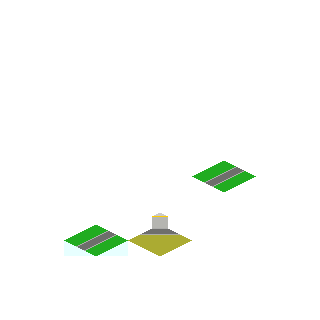
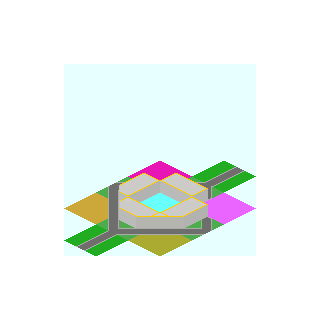
Two versions of the same layered image (320px x 320px). Layer-by-layer changes:
added layer "Road_S" in group "Road_St" over [96, 197, 160, 240]
added layer "Road_W" in group "Road_St" over [96, 173, 160, 208]
added layer "Road_E" in group "Road_St" over [160, 197, 224, 240]
added layer "Road_AdW" in group "Road_St" over [64, 190, 128, 224]
added layer "Road_N" in group "Road_St" over [160, 173, 224, 208]
added layer "Base_Plate_3x3.png" over [64, 64, 256, 256]
